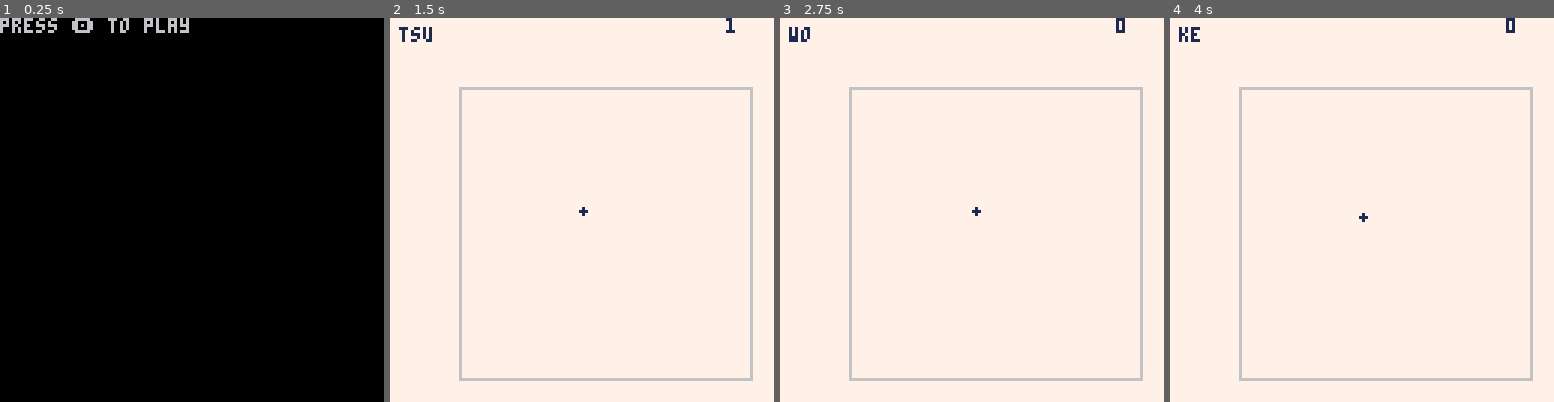
Above: before the commit, frames 1-4 (left to right).
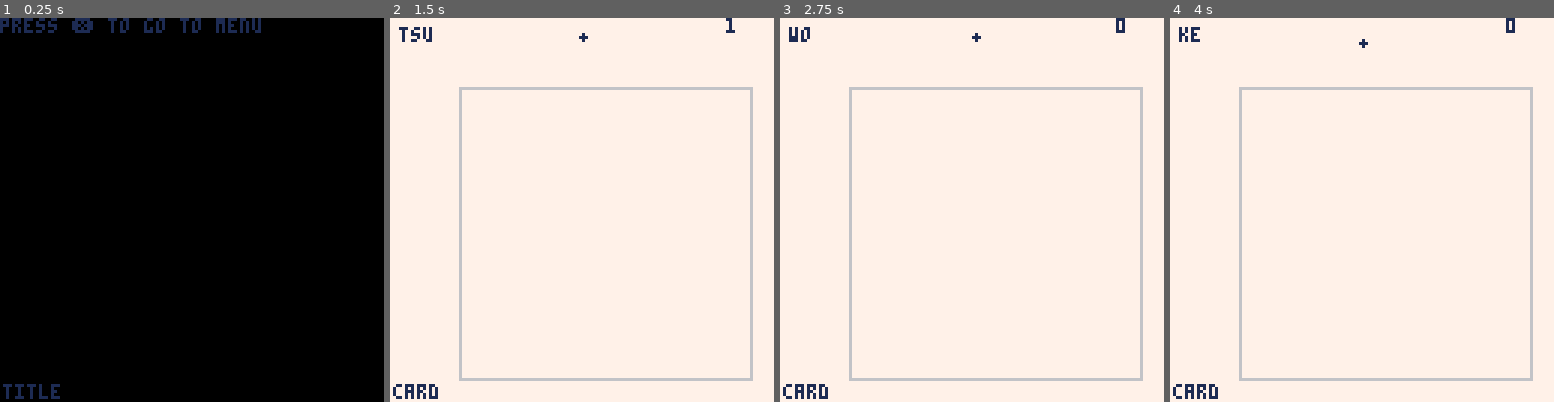
Above: after the commit, the same moments.

Repository: SestrenExsis/KanaPractice
Game: PICO-8 cartridge kana_practice.p8
Two runs of this game, one before a commit and one after it. Both use one fixed random seed, a clock stepped at 60 frames per second and the inputs below.
Inputs (mouse positions are in pixels of both pictures, inside the frame that each line leads up to):
- Up to frame 1 (0.25 s): no input
- Up to frame 2 (1.5 s): tap X (X key) at 0.33, 1.07 s; click (670, 121) at 0.67 s; tap O (Z key) at 0.7 s; click (436, 267) at 1.22 s
- Up to frame 3 (2.75 s): hold Right 1.6-2.1 s; tap O (Z key) at 1.7, 2.1, 2.5 s; click (887, 114) at 1.77 s; tap X (X key) at 1.85 s; hold Up 2.15-2.42 s; click (952, 259) at 2.32 s; hold Right from 2.47 s (still down)
- Up to frame 4 (4 s): click (1404, 106) at 2.87 s; tap O (Z key) at 2.9, 3.3, 3.7 s; tap X (X key) at 2.97 s; release Right at 3.03 s; hold Left 3.08-3.58 s; click (1465, 256) at 3.42 s; hold Down 3.63-3.97 s; click (1231, 102) at 3.97 s

The runs differ from the first frame. In frame 1, 1.4% of the frame differs, in the area x 0-68%, y 0-100%; in frame 2, 0.3%; in frame 3, 0.3%; in frame 4, 0.3%.

Commit message:
Add placeholder title screen

Diff:
--- a/kana_practice.p8
+++ b/kana_practice.p8
@@ -120,23 +120,11 @@
 -->8
 -- main functions
 
--- px   : x position
--- py   : y position
--- vx   : x velocity
--- vy   : y velocity
--- lx   : last x pos
--- ly   : last y pos
--- sz   : brush radius
--- on   : using brush
-
 function _init()
-	initfn=initmenu
-	updatefn=updatemenu
-	drawfn=drawmenu
-	initfn()
-end
-
-function refresh()
+	inittitle()
+end
+
+function initscreen()
 	initfn()
 end
 
@@ -146,9 +134,39 @@
 
 function _draw()
 	drawfn()
-end
+	print(_debug.screen,1,122,1)
+end
+
+-- title screen
+
+function inittitle()
+	_debug={
+		screen="title"
+	}
+	initfn=inittitle
+	updatefn=updatetitle
+	drawfn=drawtitle
+	palt(0,false)
+	palt(7,true)
+end
+
+function updatetitle()
+	if btnp(❎) then
+		initmenu()
+	end
+end
+
+function drawtitle()
+	cls()
+	print("press ❎ to go to menu")
+end
+
+-- menu screen
 
 function initmenu()
+	_debug={
+		screen="main menu"
+	}
 	initfn=initmenu
 	updatefn=updatemenu
 	drawfn=drawmenu
@@ -157,29 +175,43 @@
 end
 
 function updatemenu()
-	if btnp(🅾️) then
+	if btnp(❎) then
 		initcard()
 	end
 end
 
 function drawmenu()
 	cls()
-	print("press 🅾️ to play")
-end
+	print("press ❎ to practice writing")
+end
+
+-- card screen
+
+-- px : x position
+-- py : y position
+-- vx : x velocity
+-- vy : y velocity
+-- lx : last x pos
+-- ly : last y pos
+-- sz : brush radius
+-- on : using brush
 
 function initcard()
+	_debug={
+		screen="card"
+	}
 	initfn=initcard
 	updatefn=updatecard
 	drawfn=drawcard
 	palt(0,false)
 	palt(7,true)
-	_nib_px=64 -- nib x position
-	_nib_py=64 -- nib y position
-	_nib_vx=0  -- nib x velocity
-	_nib_vy=0  -- nib y velocity
-	_nib_lx=64 -- last nib x pos
-	_nib_ly=64 -- last nib y pos
-	_nib_sz=0  -- nib radius
+	_nib_px=64
+	_nib_py=6
+	_nib_vx=0
+	_nib_vy=0
+	_nib_lx=64
+	_nib_ly=64
+	_nib_sz=0
 	_nib_on=false
 	_nib_pr=false
 	_lines=0
@@ -193,7 +225,7 @@
 	_nib_ly=_nib_py
  -- get input
 	if btnp(🅾️) then
-		refresh()
+		initscreen()
 		return
 	end
  if btnp(🅾️,1) then
